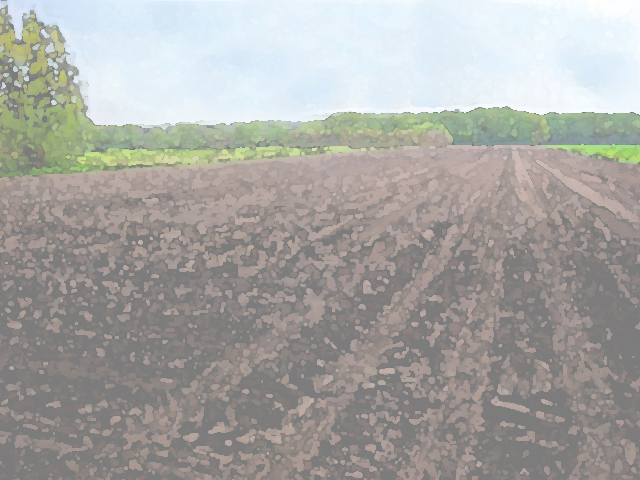
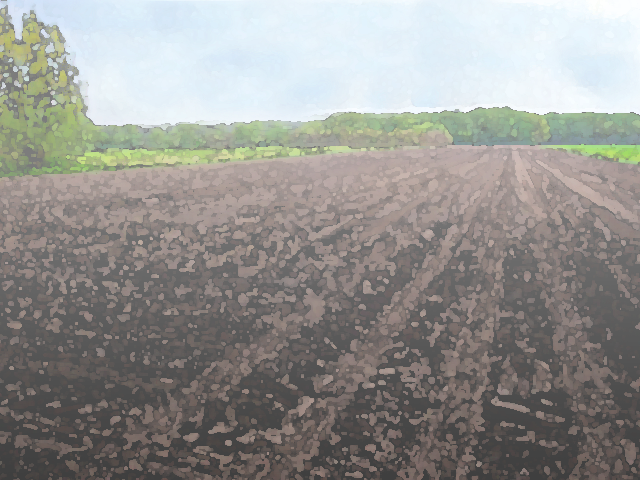
Two versions of the same layered image (640 x 480). Layer-by-layer changes:
pixels changed over (0, 178, 640, 480) (layer not identified)
